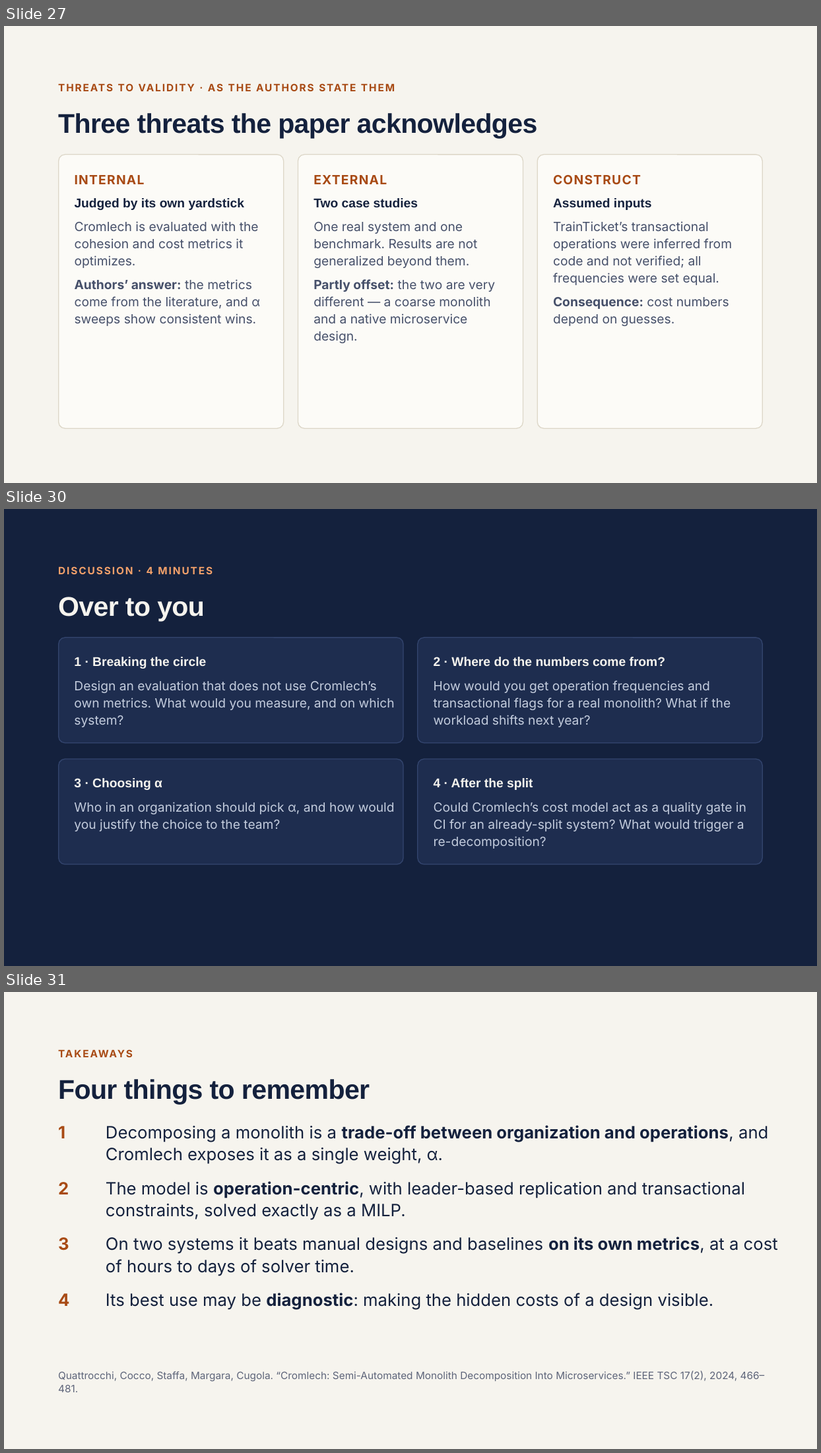
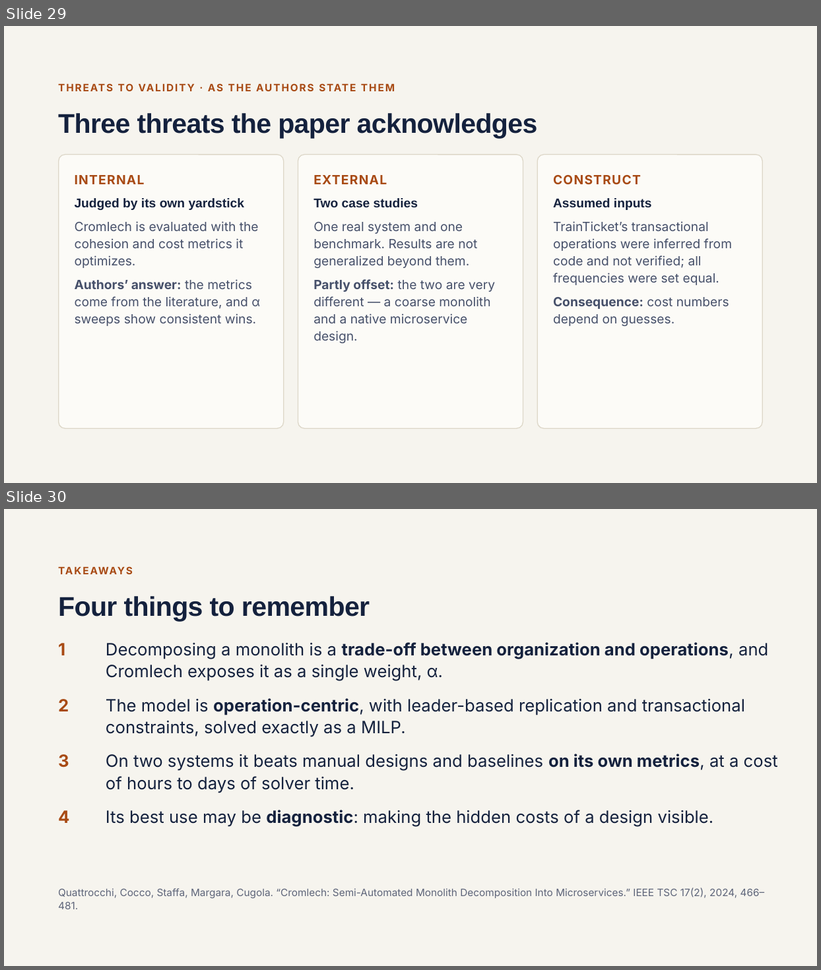
Before and after one commit to SannioEvolution/Material, a slide deck: Monoliith Decomposition Practicum - Cromlech Semi-Automated Monolith Decomposition into Microservices.pptx. Shown one above the other, each under a label of ours: slides 27, 30 and 31 before the commit, slides 29 and 30 after it; the slides between them are not shown. The pictures are 821x1453 and 821x970 pixels, drawn with LibreOffice and Linux fonts; fonts in the diff are those of the drawing. Boxes give left, top, right and bottom in pixels: in the first picture for what was removed or moved away, otherwise in the second. Text is boxed around its words. In the diff, an @@ line names an element or a change of style, - is before the commit and + after.

```diff
--- a/Monoliith Decomposition Practicum - Cromlech Semi-Automated Monolith Decomposition into Microservices.pptx
+++ b/Monoliith Decomposition Practicum - Cromlech Semi-Automated Monolith Decomposition into Microservices.pptx
@@ slide 30 removed at (4, 509, 817, 966), background #14213D @@
@@ text removed at (58, 566, 213, 574) @@
-DISCUSSION · 4 MINUTES
@@ title removed at (58, 597, 205, 622) @@
-Over to you
@@ rounded rectangle removed at (59, 638, 403, 743) @@
@@ rounded rectangle removed at (418, 638, 762, 743) @@
@@ text removed at (74, 657, 206, 669) @@
-1 · Breaking the circle
@@ text removed at (434, 657, 665, 666) @@
-2 · Where do the numbers come from?
@@ text removed at (74, 681, 395, 727) @@
-Design an evaluation that does not use Cromlech’s own metrics. What would you measure, and on which system?
@@ text removed at (434, 681, 731, 727) @@
-How would you get operation frequencies and transactional flags for a real monolith? What if the workload shifts next year?
@@ rounded rectangle removed at (59, 759, 403, 865) @@
@@ rounded rectangle removed at (418, 759, 762, 865) @@
@@ text removed at (74, 778, 162, 790) @@
-3 · Choosing α
@@ text removed at (434, 778, 533, 790) @@
-4 · After the split
@@ text removed at (74, 802, 395, 832) @@
-Who in an organization should pick α, and how would you justify the choice to the team?
@@ text removed at (434, 802, 746, 849) @@
-Could Cromlech’s cost model act as a quality gate in CI for an already-split system? What would trigger a re-decomposition?
@@ what was slide 27 is now slide 29 @@
@@ what was slide 31 is now slide 30 @@
```
Also in this commit, not shown: 3 slides added, 2 other slides removed, 1 other file.
